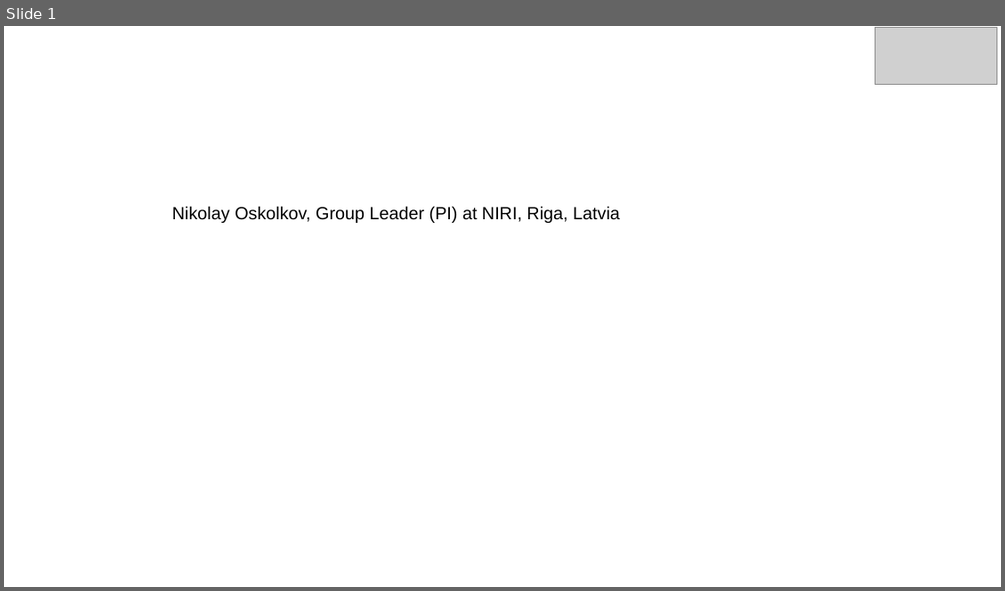
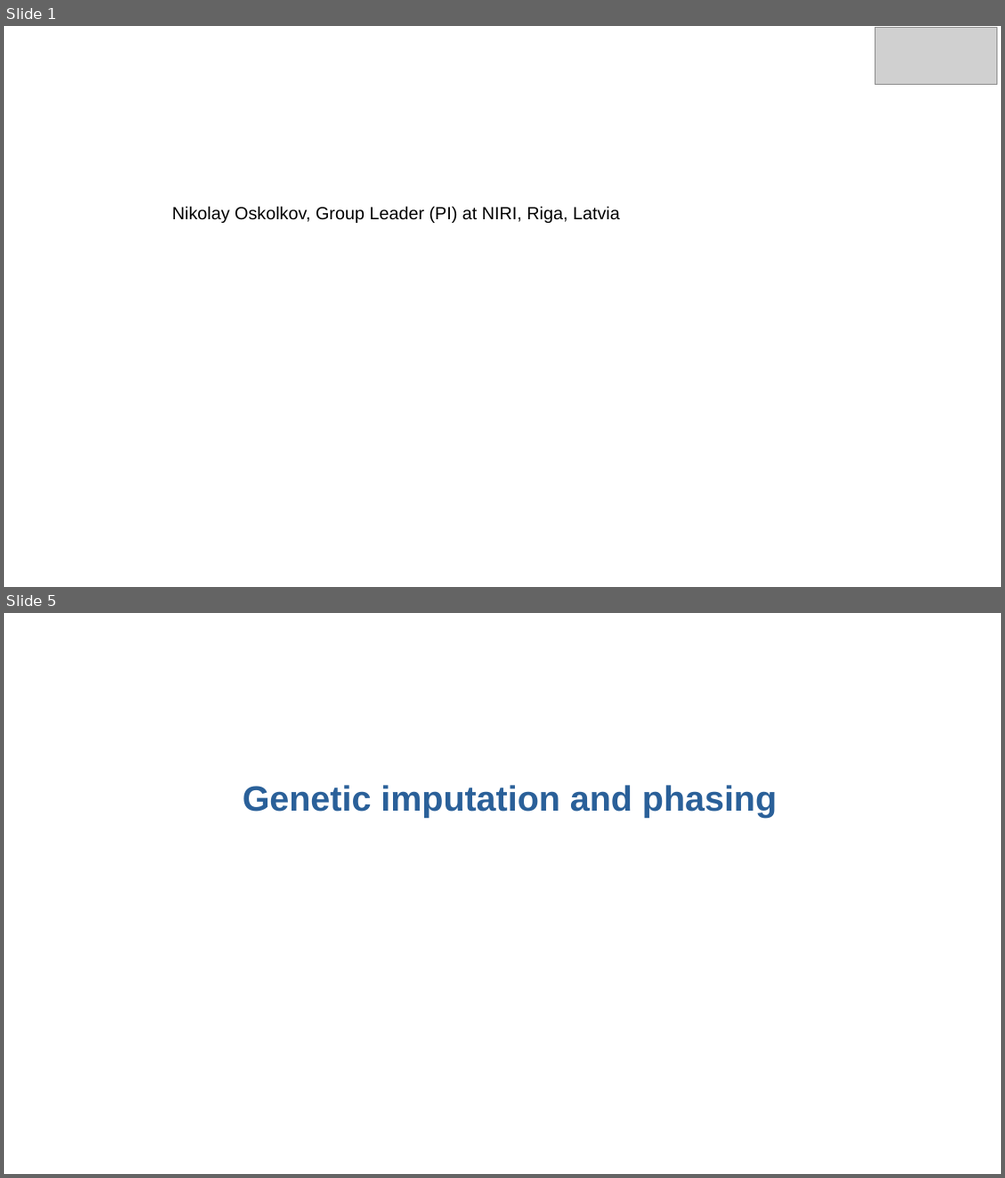
Before and after one commit to NikolayOskolkov/GWAS, a slide deck: slides/Day1/imputation.pptx. Shown one above the other, each under a label of ours: slide 1 before the commit, slides 1 and 5 after it; the slides between them are not shown. The pictures are 1005x591 and 1005x1178 pixels, drawn with LibreOffice and Linux fonts; fonts in the diff are those of the drawing; grey boxes stand for pictures; background and template pictures are left out. Boxes give left, top, right and bottom in pixels: in the first picture for what was removed or moved away, otherwise in the second. Text is boxed around its words. In the diff, an @@ line names an element or a change of style, - is before the commit and + after.

Commit message:
added imputation slides

```diff
--- a/slides/Day1/imputation.pptx
+++ b/slides/Day1/imputation.pptx
@@ slide 5 added at box(4, 613, 1001, 1174), background #FFFFFF @@
@@ text added at box(243, 785, 777, 817), 28 pt, text #2A6099, bold @@
+Genetic imputation and phasing
```
Also in this commit, not shown: 2 other slides added, 1 slide removed, 4 other files.
